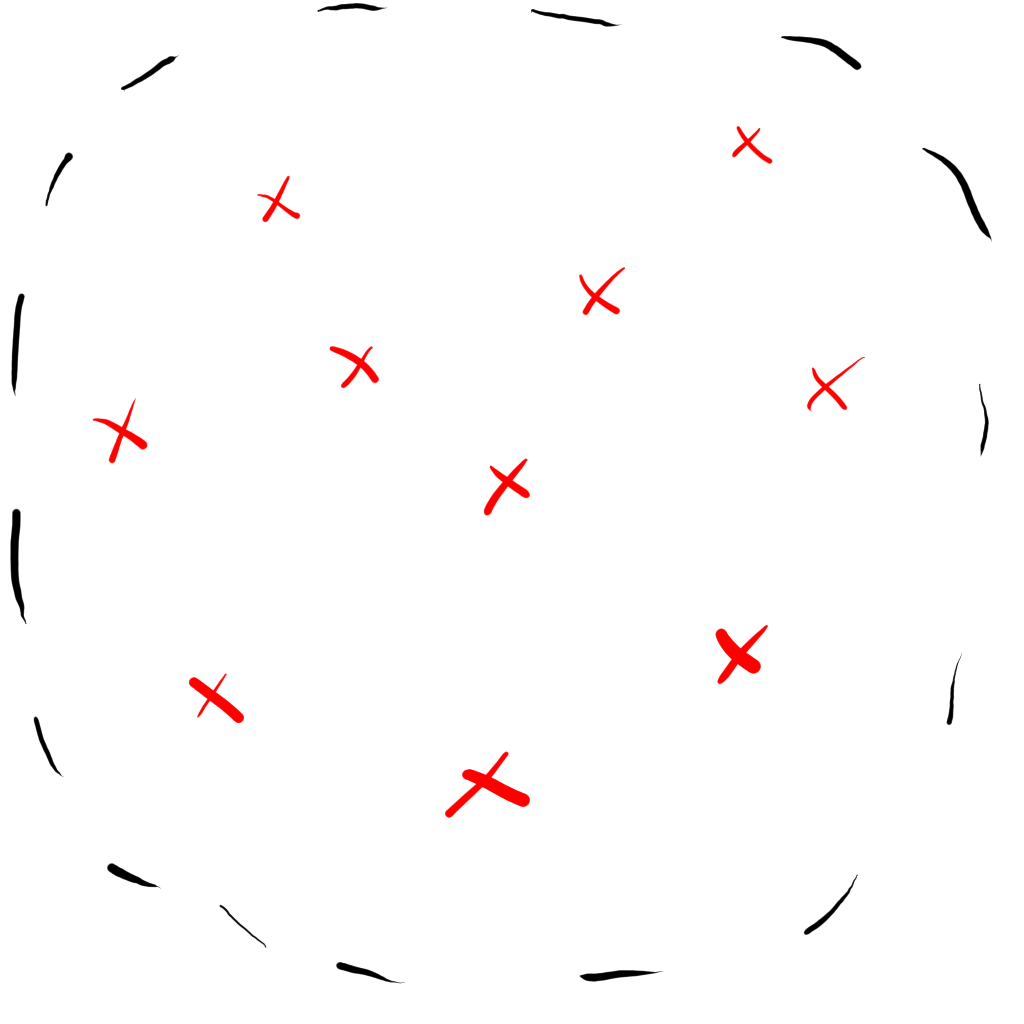
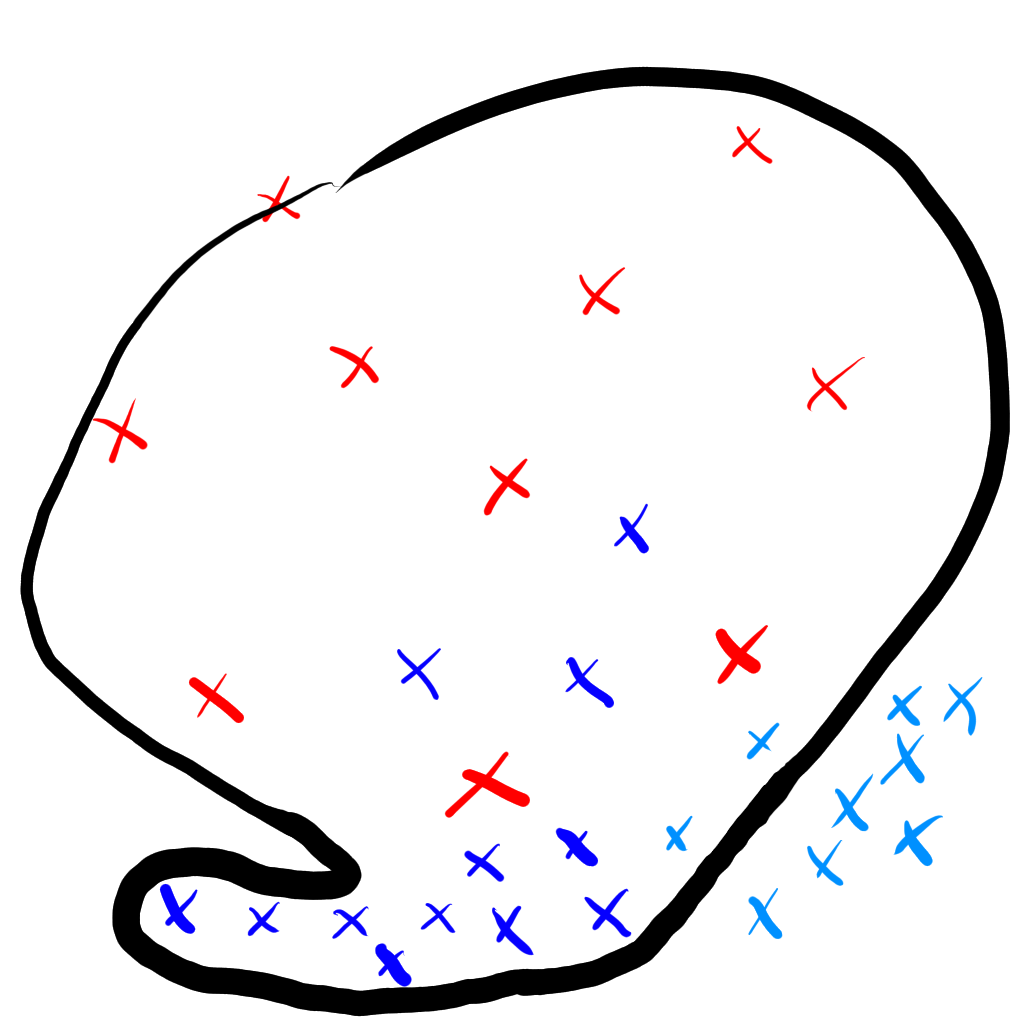
Layers edited between the first and the second 1024 x 1024 image:
hid "pretrained" over [10, 3, 1010, 1017]
added layer "orthogonal_validation" above "overfit_test_model" over [640, 640, 983, 960]
added layer "overfit_test_model" above "good_fit" over [10, 64, 1010, 1017]
added layer "overfit_test" above "lucky_test" over [128, 503, 704, 1017]
painted on "train" over [64, 64, 896, 832]
